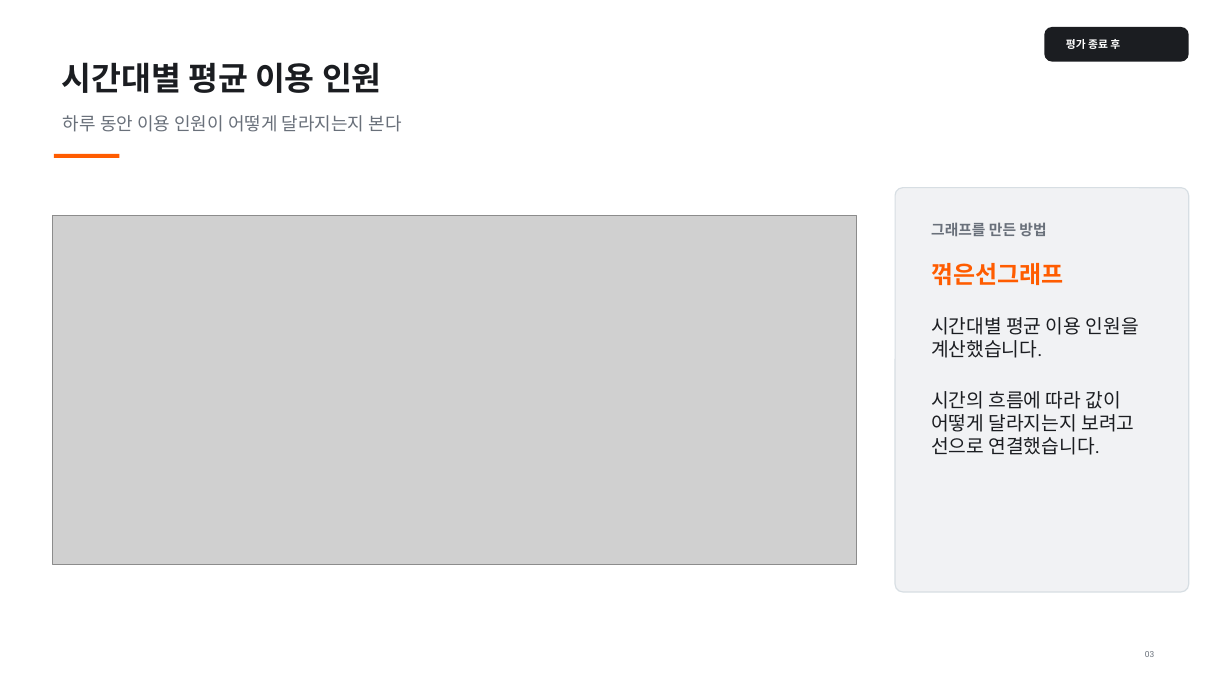
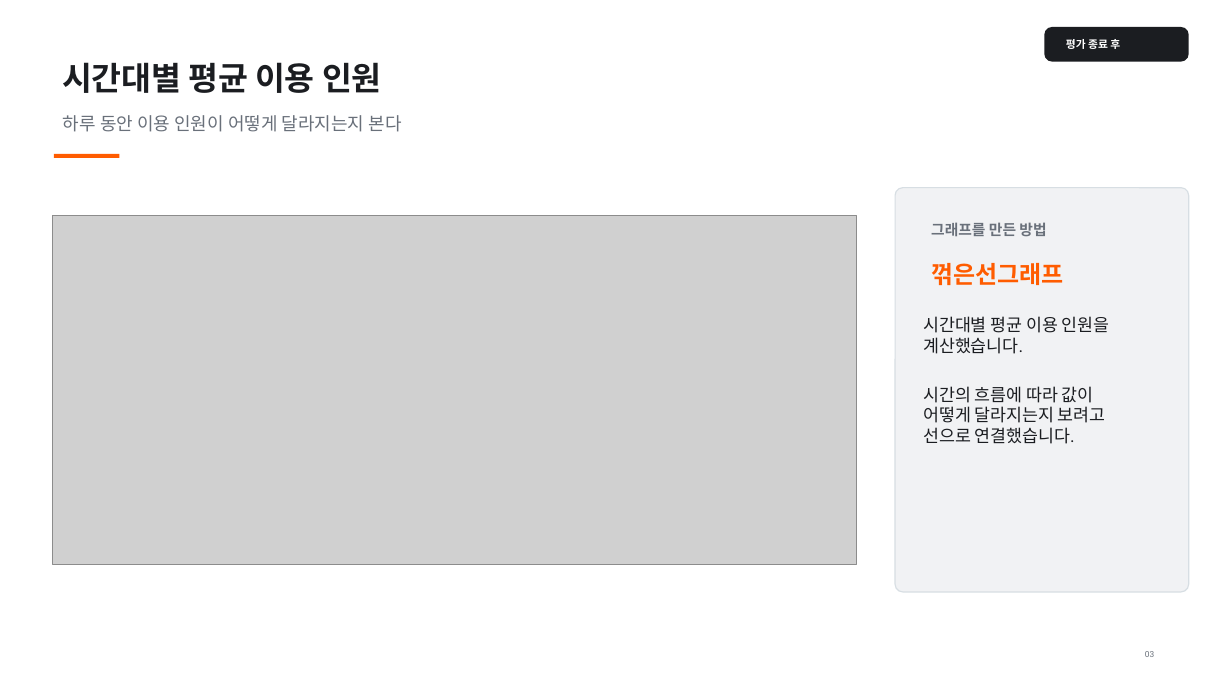
Before and after one commit to cozy819/2026-02__jdh, a slide deck: slide 3 of 05/ppt/05-2_수행평가_1_실시와_제출.pptx. Drawn at 1232x693 pixels with LibreOffice and Linux fonts; fonts in the diff are those of the drawing; grey boxes stand for pictures. Boxes give left, top, right and bottom in pixels: in the first picture for what was removed or moved away, otherwise in the second. Text is boxed around its words. In the diff, an @@ line names an element or a change of style, - is before the commit and + after.

```diff
--- a/05/ppt/05-2_수행평가_1_실시와_제출.pptx
+++ b/05/ppt/05-2_수행평가_1_실시와_제출.pptx
@@ text at (x1=923, y1=316, x2=1110, y2=444): text changed; size 15 to 13.5 pt @@
-시간대별 평균 이용 인원을 계산했습니다.
-시간의 흐름에 따라 값이 어떻게 달라지는지 보려고 선으로 연결했습니다.
+시간대별 평균 이용 인원을
+계산했습니다.
+시간의 흐름에 따라 값이
+어떻게 달라지는지 보려고
+선으로 연결했습니다.
```
Also in this commit, not shown: 3 other slides changed, 9 other files.
